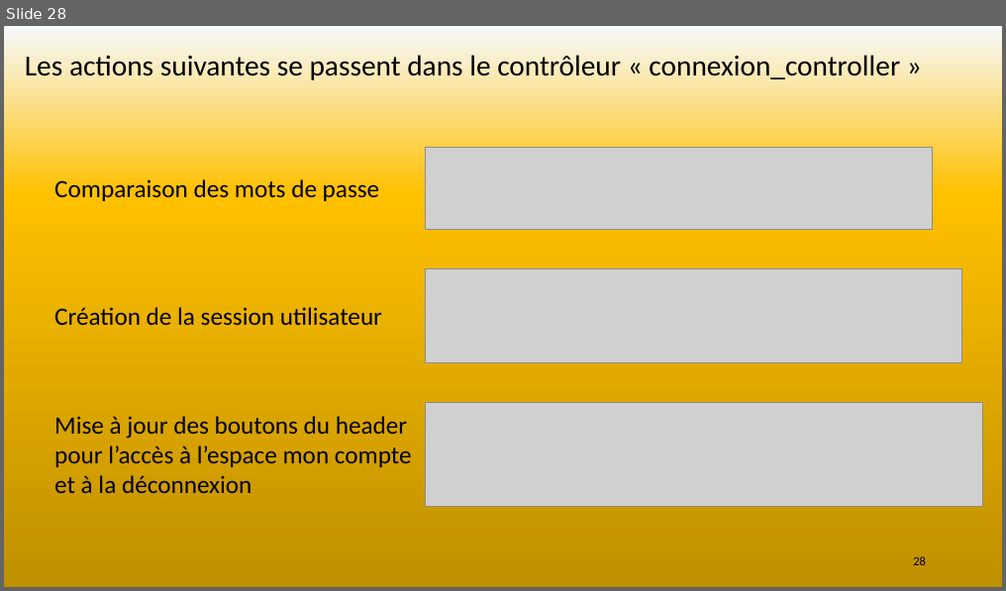
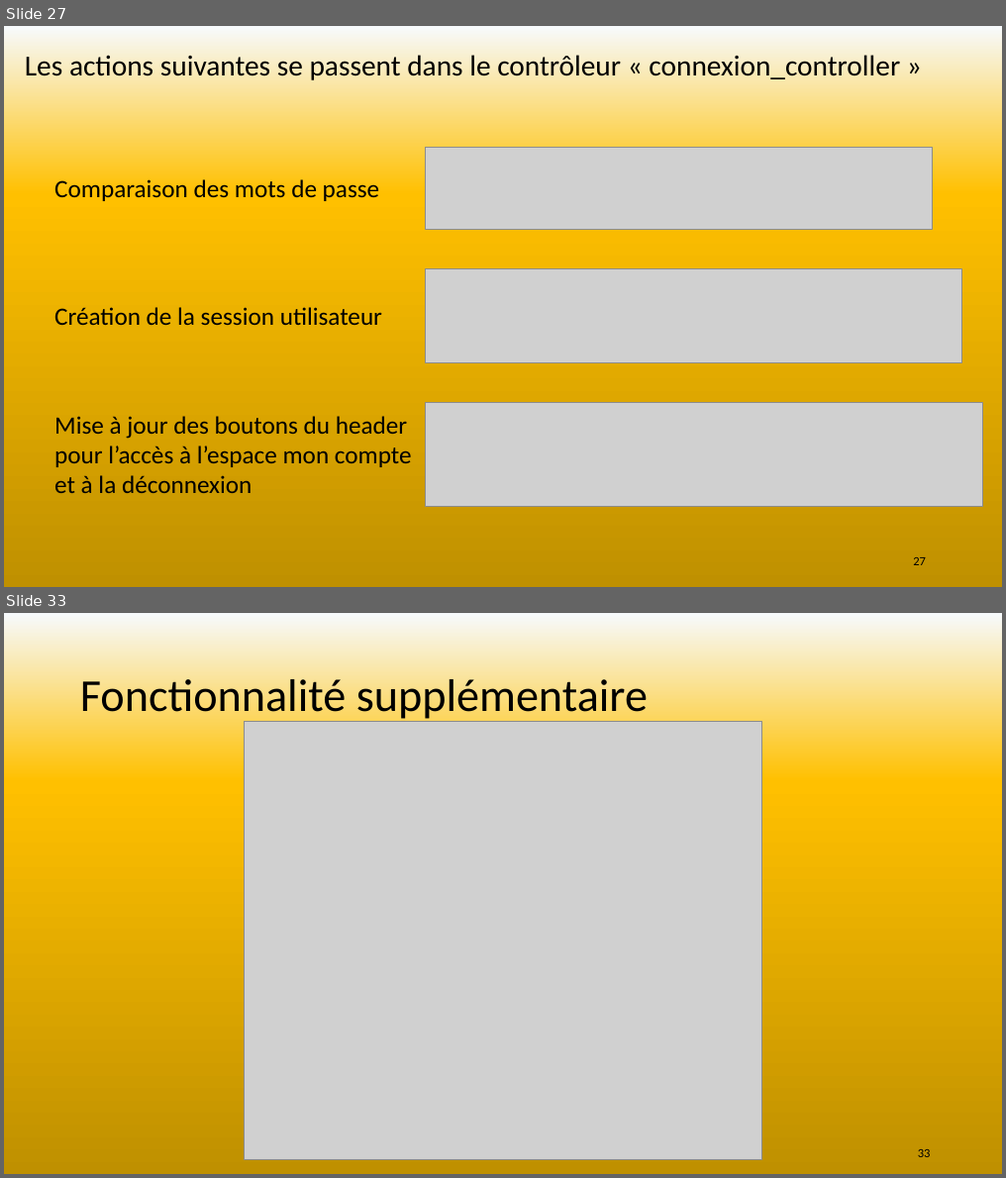
Before and after one commit to SebLeyr/Rotten_potatoes, a slide deck: Conception/Rotten potatoes.pptx. Shown one above the other, each under a label of ours: slide 28 before the commit, slides 27 and 33 after it; the slides between them are not shown. The pictures are 1006x591 and 1006x1178 pixels, drawn with LibreOffice and Linux fonts; fonts in the diff are those of the drawing; grey boxes stand for pictures. Boxes give left, top, right and bottom in pixels: in the first picture for what was removed or moved away, otherwise in the second. Text is boxed around its words. In the diff, an @@ line names an element or a change of style, - is before the commit and + after.

```diff
--- a/Conception/Rotten potatoes.pptx
+++ b/Conception/Rotten potatoes.pptx
@@ slide 33 added at (4,613,1002,1174), background gradient #F7FAFD to #FFC000 to #BF9000 to #FFFFFF @@
@@ title added at (80,673,648,723), 44 pt, text #000000 @@
+Fonctionnalité supplémentaire
@@ picture added at (245,722,762,1160) @@
@@ page number added at (918,1150,931,1157), 12 pt, text #000000 @@
+33
@@ what was slide 28 is now slide 27 @@
@@ page number at (913,558,926,566): text changed @@
-28
+27
```
Also in this commit, not shown: 5 slides changed, 8 other slides added, 4 slides removed, 1 other file.
